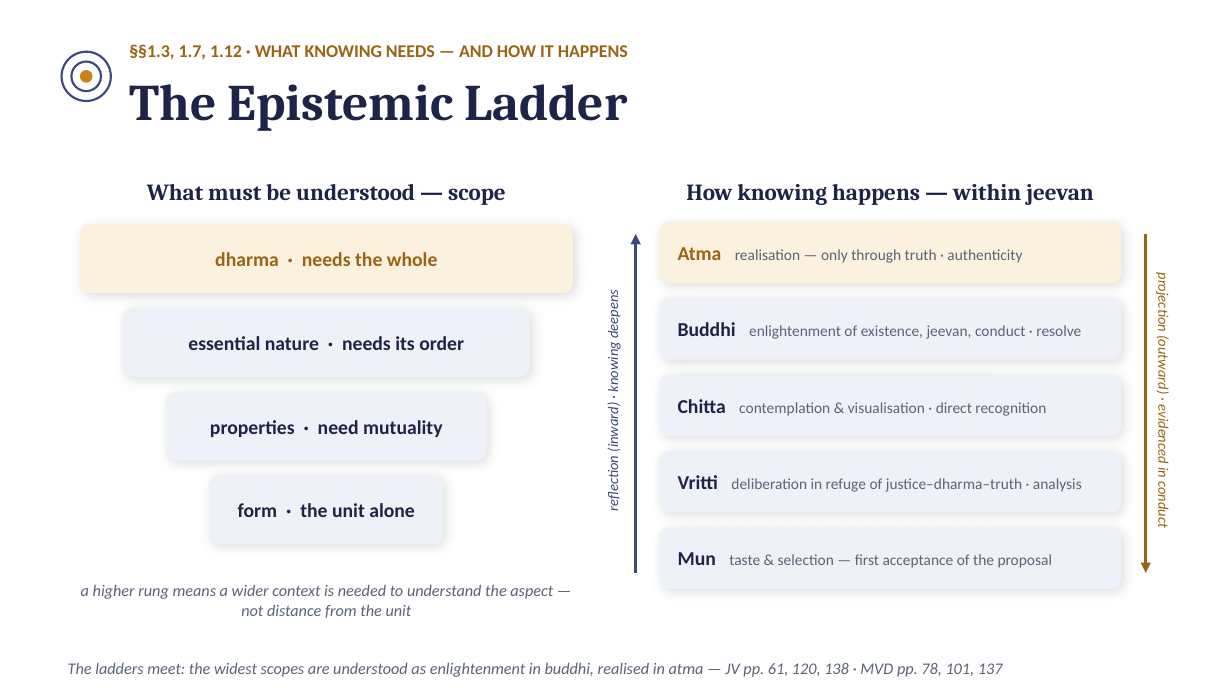
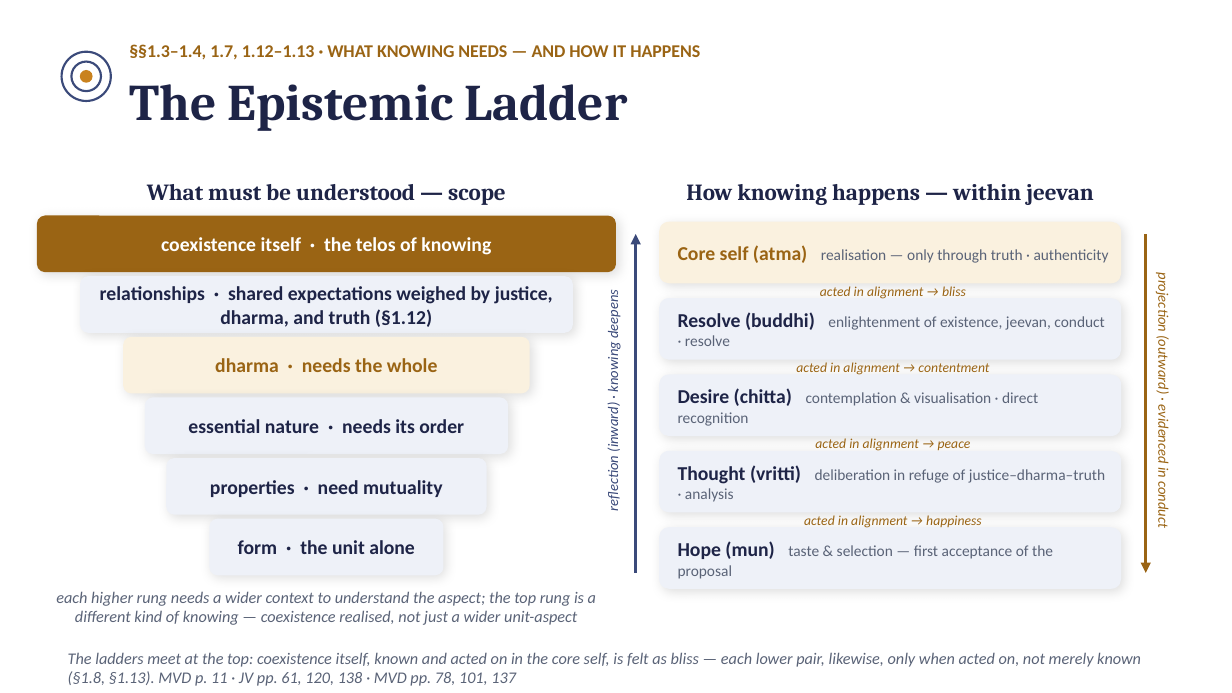
Before and after one commit to raghavamohan/AnalyticMadhyasthDarshan, a slide deck: slide 16 of Studies/The-Ontology-of-Coexistence/The-Ontology-of-Existence-Madhyasth-Darshan.pptx. Drawn at 1232x693 pixels with LibreOffice and Linux fonts; fonts in the diff are those of the drawing. Boxes give left, top, right and bottom in pixels: in the first picture for what was removed or moved away, otherwise in the second. Text is boxed around its words. In the diff, an @@ line names an element or a change of style, - is before the commit and + after.

```diff
--- a/Studies/The-Ontology-of-Coexistence/The-Ontology-of-Existence-Madhyasth-Darshan.pptx
+++ b/Studies/The-Ontology-of-Coexistence/The-Ontology-of-Existence-Madhyasth-Darshan.pptx
@@ text at box(129, 44, 700, 60): text changed @@
-§§1.3, 1.7, 1.12 · WHAT KNOWING NEEDS — AND HOW IT HAPPENS
+§§1.3–1.4, 1.7, 1.12–1.13 · WHAT KNOWING NEEDS — AND HOW IT HAPPENS
@@ rounded rectangle added at box(37, 216, 616, 272), fill #9A6414 @@
@@ text added at box(161, 237, 491, 255), 11.5 pt, text #FFFFFF, bold @@
+coexistence itself · the telos of knowing
@@ text at box(678, 245, 1109, 263): text changed @@
-Atma realisation — only through truth · authenticity
+Core self (atma) realisation — only through truth · authenticity
@@ rounded rectangle added at box(80, 276, 573, 333), fill #EEF1F8 @@
@@ text added at box(100, 286, 553, 327), 11.5 pt, text #1E2447, bold @@
+relationships · shared expectations weighed by justice, dharma, and truth (§1.12)
@@ text added at box(820, 286, 966, 299), 8 pt, text #9A6414, italic @@
+acted in alignment → bliss
@@ text at box(678, 312, 1104, 346): text changed @@
-Buddhi enlightenment of existence, jeevan, conduct · resolve
+Resolve (buddhi) enlightenment of existence, jeevan, conduct · resolve
@@ text "dharma · needs the whole": place and size @@
-text "dharma · needs the whole" at box(215, 252, 438, 266)
+text "dharma · needs the whole" at box(215, 358, 438, 372)
@@ rounded rectangle: place and size @@
-rounded rectangle at box(80, 224, 573, 293)
+rounded rectangle at box(123, 336, 530, 393)
@@ text at box(678, 388, 1038, 426): text changed @@
-Chitta contemplation & visualisation · direct recognition
+Desire (chitta) contemplation & visualisation · direct recognition
@@ text added at box(796, 362, 989, 375), 8 pt, text #9A6414, italic @@
+acted in alignment → contentment
@@ text "essential nature · needs its ...": place and size @@
-text "essential nature · needs its ..." at box(188, 336, 464, 350)
+text "essential nature · needs its ..." at box(188, 419, 464, 433)
@@ rounded rectangle: place and size @@
-rounded rectangle at box(123, 308, 530, 377)
+rounded rectangle at box(145, 398, 509, 455)
@@ text added at box(815, 438, 971, 451), 8 pt, text #9A6414, italic @@
+acted in alignment → peace
@@ text "properties · need mutuality": place and size @@
-text "properties · need mutuality" at box(210, 420, 442, 437)
+text "properties · need mutuality" at box(210, 480, 442, 497)
@@ rounded rectangle: place and size @@
-rounded rectangle at box(166, 392, 487, 461)
+rounded rectangle at box(166, 458, 487, 515)
@@ text at box(678, 465, 1105, 502): text changed @@
-Vritti deliberation in refuge of justice–dharma–truth · analysis
+Thought (vritti) deliberation in refuge of justice–dharma–truth · analysis
@@ text "form · the unit alone": place and size @@
-text "form · the unit alone" at box(238, 503, 415, 517)
+text "form · the unit alone" at box(238, 540, 415, 554)
@@ rounded rectangle: place and size @@
-rounded rectangle at box(209, 476, 444, 545)
+rounded rectangle at box(209, 519, 444, 575)
@@ text added at box(804, 515, 982, 528), 8 pt, text #9A6414, italic @@
+acted in alignment → happiness
@@ text at box(678, 541, 1053, 579): text changed @@
-Mun taste & selection — first acceptance of the proposal
+Hope (mun) taste & selection — first acceptance of the proposal
@@ text at box(56, 591, 596, 625): text changed @@
-a higher rung means a wider context is needed to understand the aspect — not distance from the unit
+each higher rung needs a wider context to understand the aspect; the top rung is a different kind of knowing — coexistence realised, not just a wider unit-aspect
@@ text at box(68, 652, 1141, 686): text changed @@
-The ladders meet: the widest scopes are understood as enlightenment in buddhi, realised in atma — JV pp. 61, 120, 138 · MVD pp. 78, 101, 137
+The ladders meet at the top: coexistence itself, known and acted on in the core self, is felt as bliss — each lower pair, likewise, only when acted on, not merely known (§1.8, §1.13). MVD p. 11 · JV pp. 61, 120, 138 · MVD pp. 78, 101, 137
```
Also in this commit, not shown: 14 other slides changed, 1 slide added.
